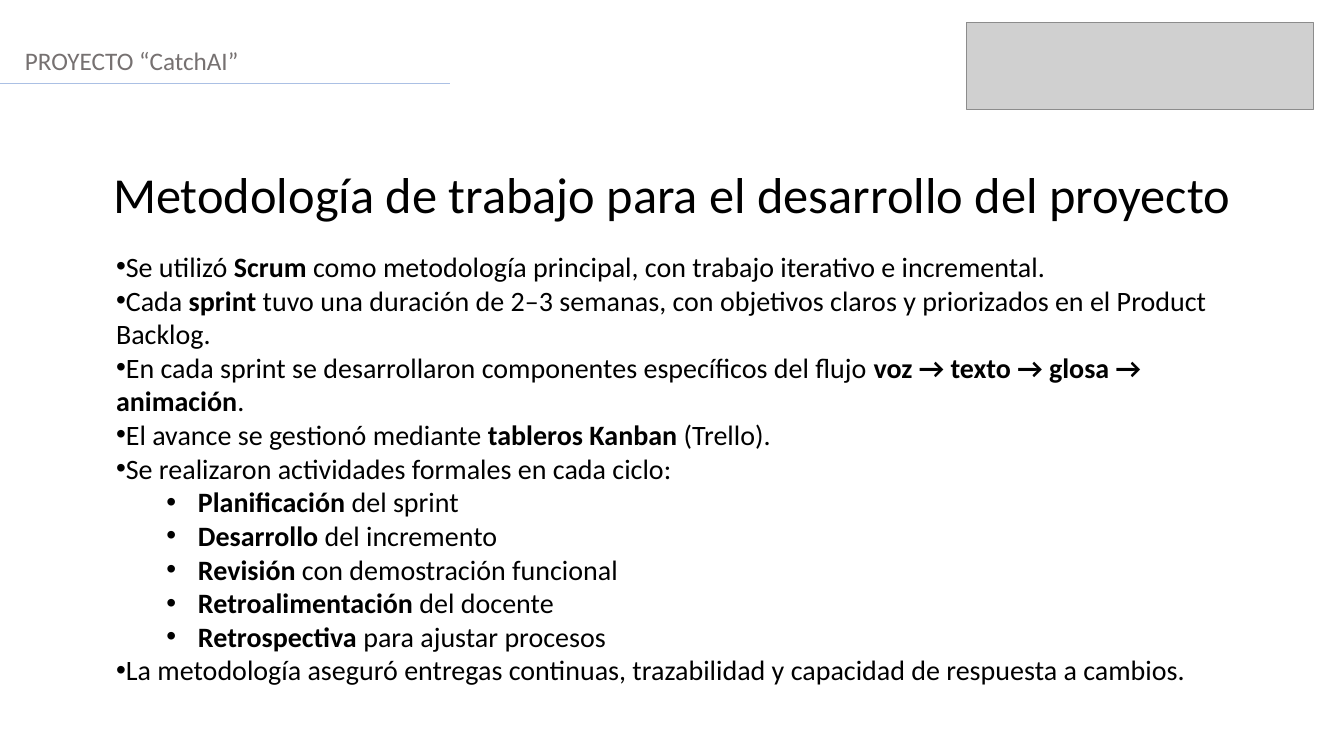
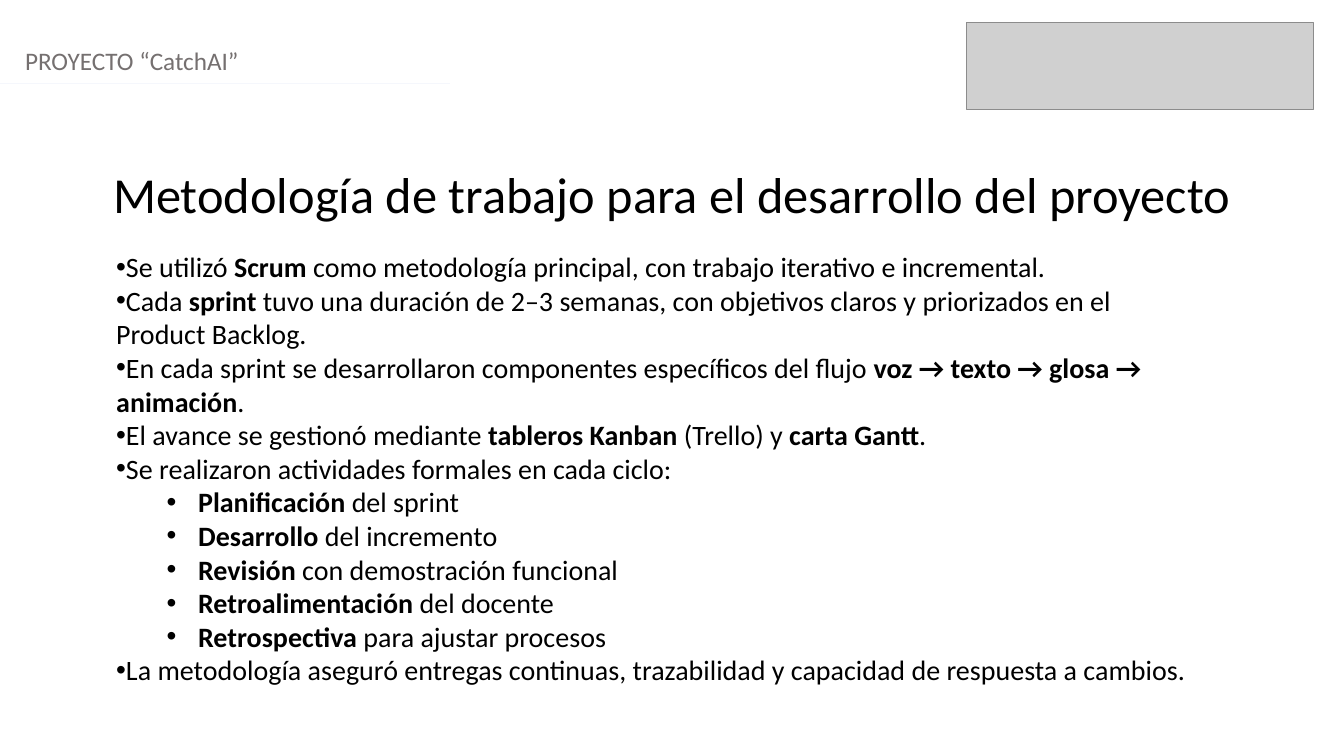
Before and after one commit to eypino/CatchAI, a slide deck: slide 6 of Fase 3/Evidencias Grupales/Presentación Final del proyecto (Español).pptx. Drawn at 1344x756 pixels with LibreOffice and Linux fonts; fonts in the diff are those of the drawing; grey boxes stand for pictures. Boxes give left, top, right and bottom in pixels: in the first picture for what was removed or moved away, otherwise in the second. Text is boxed around its words. In the diff, an @@ line names an element or a change of style, - is before the commit and + after.

```diff
--- a/Fase 3/Evidencias Grupales/Presentación Final del proyecto (Español).pptx
+++ b/Fase 3/Evidencias Grupales/Presentación Final del proyecto (Español).pptx
@@ text "PROYECTO “CatchAI”" at [25, 52, 238, 70]: text colour #767171 to #757070 @@
@@ line (0, 84) - (451, 84): stroke #ABC0E4 1.25 pt to #F5F7FC 1.25 pt @@
@@ text at [116, 257, 1184, 685]: indent changed @@
@@ text at [126, 424, 926, 450]: text changed @@
-• El avance se gestionó mediante tableros Kanban (Trello).
+• El avance se gestionó mediante tableros Kanban (Trello) y carta Gantt.
```
Also in this commit, not shown: 11 other slides changed.
